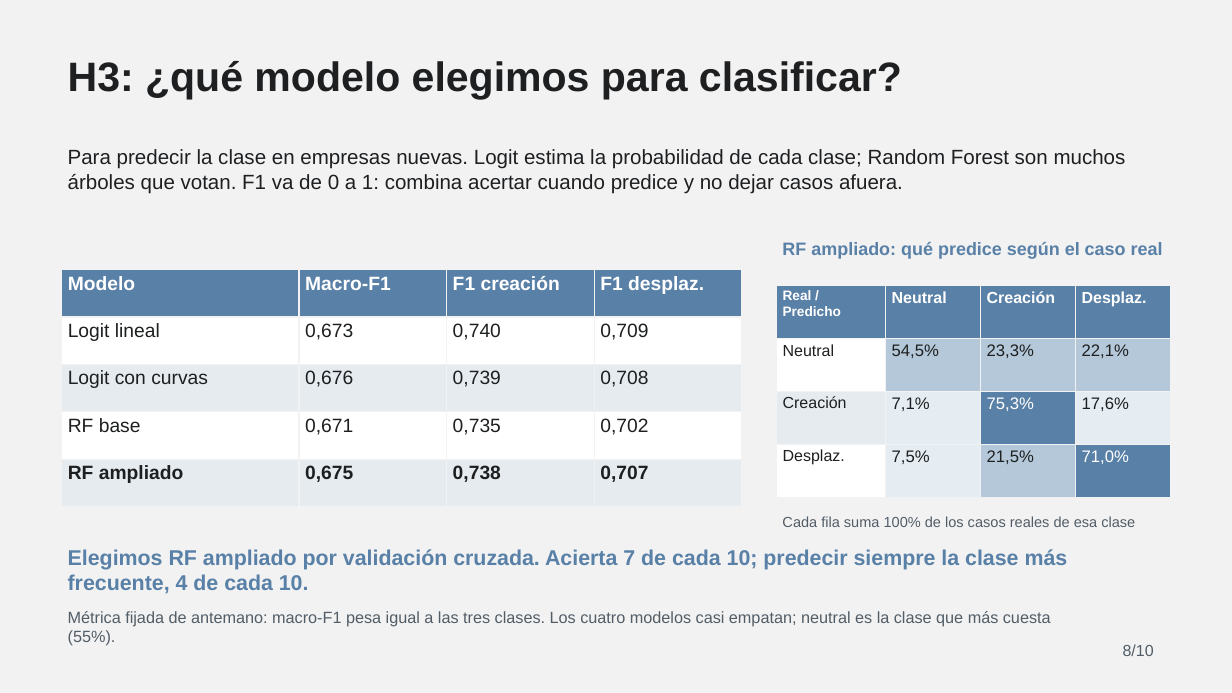
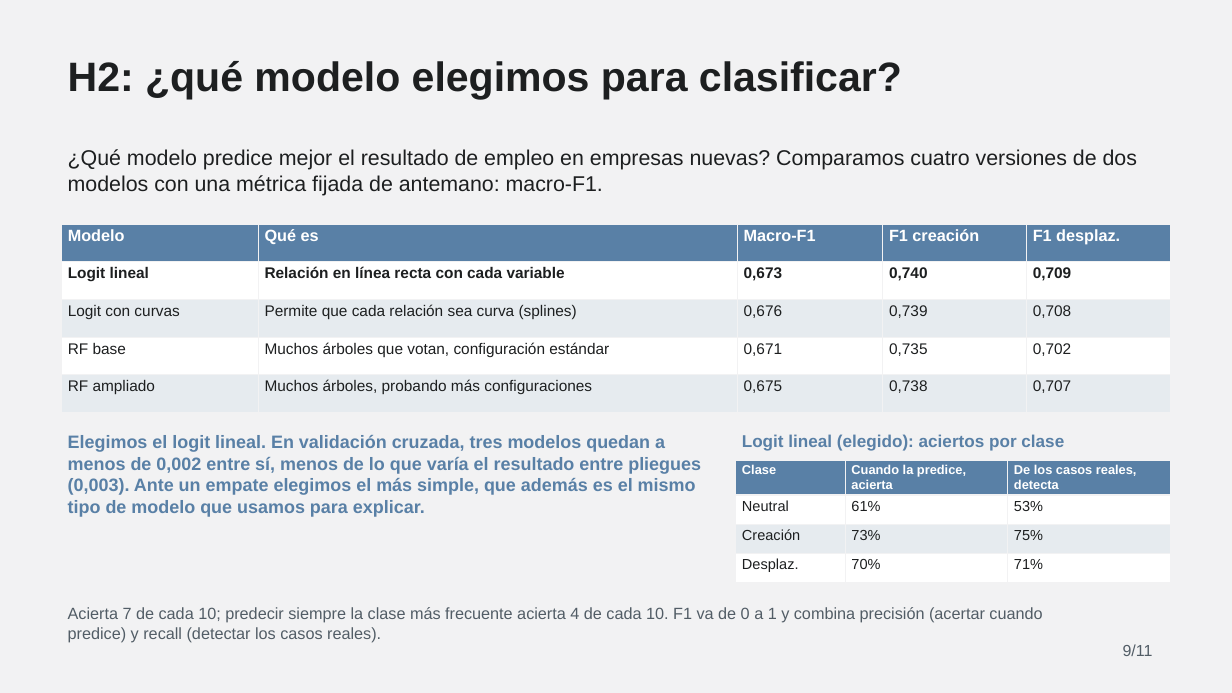
Before and after one commit to Ericsig/DiploDatos, a slide deck: slide 9 of deck/IA_en_las_empresas_presentation_v3.pptx (slide 8 before the commit). Drawn at 1232x693 pixels with LibreOffice and Linux fonts; fonts in the diff are those of the drawing. Boxes give left, top, right and bottom in pixels: in the first picture for what was removed or moved away, otherwise in the second. Text is boxed around its words. In the diff, an @@ line names an element or a change of style, - is before the commit and + after.

```diff
--- a/deck/IA_en_las_empresas_presentation_v3.pptx
+++ b/deck/IA_en_las_empresas_presentation_v3.pptx
@@ text at <box>68,61,902,99</box>: text changed @@
-H3: ¿qué modelo elegimos para clasificar?
+H2: ¿qué modelo elegimos para clasificar?
@@ text at <box>68,149,1137,196</box>: text changed; size 24 to 25 pt @@
-Para predecir la clase en empresas nuevas. Logit estima la probabilidad de cada clase; Random Forest son muchos árboles que votan. F1 va de 0 a 1: combina acertar cuando predice y no dejar casos afuera.
+¿Qué modelo predice mejor el resultado de empleo en empresas nuevas? Comparamos cuatro versiones de dos modelos con una métrica fijada de antemano: macro-F1.
@@ table at <box>62,224,1170,413</box> @@
+column 2: Qué es | Relación en línea recta con cada variable | Permite que cada relación sea curva (splines) | Muchos árboles que votan, configuración estándar | Muchos árboles, probando más configuraciones
@@ table: place and size @@
-table at <box>62,270,742,507</box>
+table at <box>62,224,1170,413</box>
@@ text removed at <box>782,242,1163,259</box> @@
-RF ampliado: qué predice según el caso real
@@ text at <box>68,435,701,517</box>: text changed; size 25 to 21 pt @@
-Elegimos RF ampliado por validación cruzada. Acierta 7 de cada 10; predecir siempre la clase más frecuente, 4 de cada 10.
+Elegimos el logit lineal. En validación cruzada, tres modelos quedan a menos de 0,002 entre sí, menos de lo que varía el resultado entre pliegues (0,003). Ante un empate elegimos el más simple, que además es el mismo tipo de modelo que usamos para explicar.
@@ text added at <box>742,434,1064,451</box>, 20 pt, text #5980A6, bold @@
+Logit lineal (elegido): aciertos por clase
@@ table at <box>736,460,1170,585</box> @@
-column 1: Real / Predicho | Neutral | Creación | Desplaz.
-column 2: Neutral | 54,5% | 7,1% | 7,5%
-column 3: Creación | 23,3% | 75,3% | 21,5%
-column 4: Desplaz. | 22,1% | 17,6% | 71,0%
+column 1: Clase | Neutral | Creación | Desplaz.
+column 2: Cuando la predice, acierta | 61% | 73% | 70%
+column 3: De los casos reales, detecta | 53% | 75% | 71%
@@ table: place and size @@
-table at <box>776,286,1170,498</box>
+table at <box>736,460,1170,585</box>
@@ text removed at <box>782,516,1135,527</box> @@
-Cada fila suma 100% de los casos reales de esa clase
@@ text at <box>68,607,1042,643</box>: text changed @@
-Métrica fijada de antemano: macro-F1 pesa igual a las tres clases. Los cuatro modelos casi empatan; neutral es la clase que más cuesta (55%).
+Acierta 7 de cada 10; predecir siempre la clase más frecuente acierta 4 de cada 10. F1 va de 0 a 1 y combina precisión (acertar cuando predice) y recall (detectar los casos reales).
@@ text at <box>1123,644,1153,656</box>: text changed @@
-8/10
+9/11
```
Also in this commit, not shown: 9 other slides changed, 1 slide added, 13 other files.
